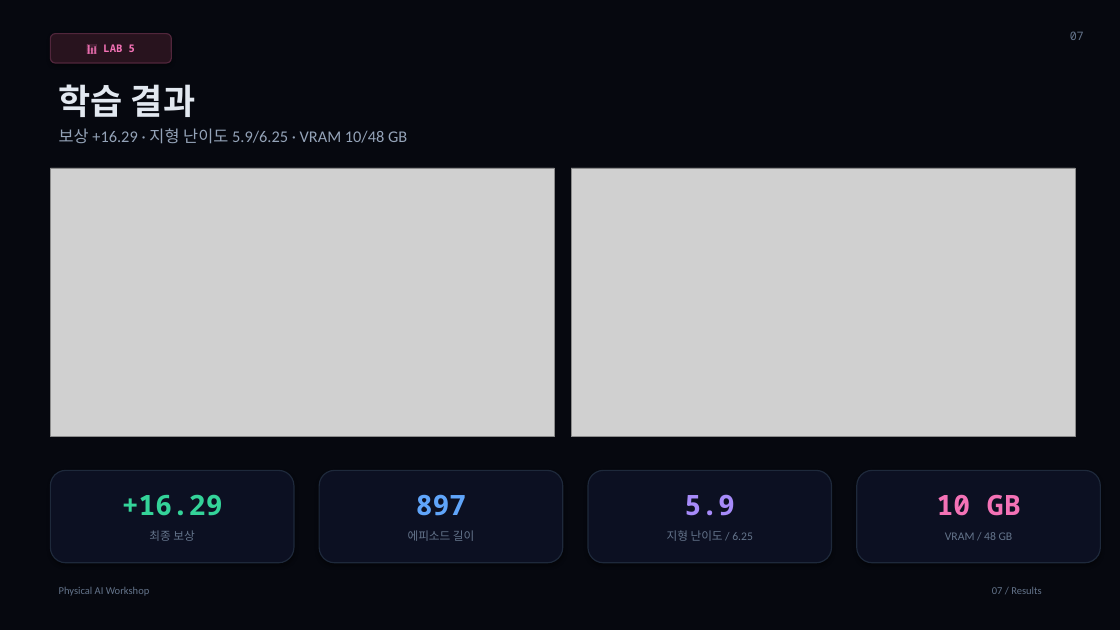
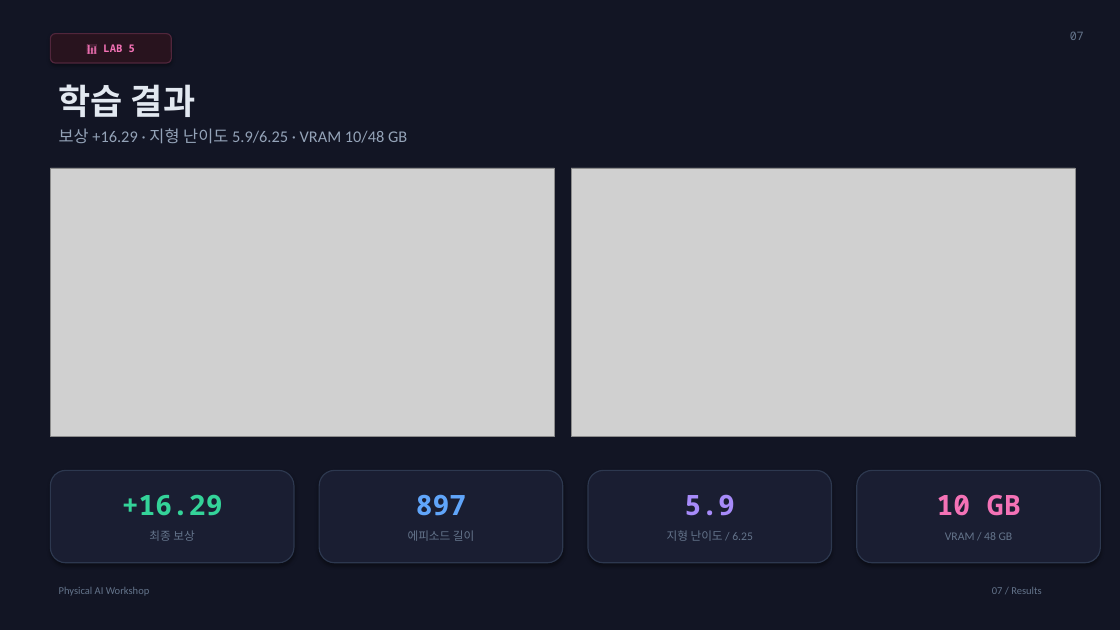
Before and after one commit to comeddy/pai-sim-isaaclab, a slide deck: slide 7 of Physical_AI_Workshop.pptx. Drawn at 1120x630 pixels with LibreOffice and Linux fonts; fonts in the diff are those of the drawing; grey boxes stand for pictures. Boxes give left, top, right and bottom in pixels: in the first picture for what was removed or moved away, otherwise in the second. Text is boxed around its words. In the diff, an @@ line names an element or a change of style, - is before the commit and + after.

```diff
--- a/Physical_AI_Workshop.pptx
+++ b/Physical_AI_Workshop.pptx
@@ background #06080F to #121524 @@
@@ fill #0C1022 to #1A1E32; outline #1E293B 1 pt to #2D384F 1 pt in 4 elements at <box>50,471,294,563</box>, <box>319,471,563,563</box>, <box>588,471,832,563</box>, <box>857,471,1101,563</box> @@
```
Also in this commit, not shown: 13 other slides changed.
